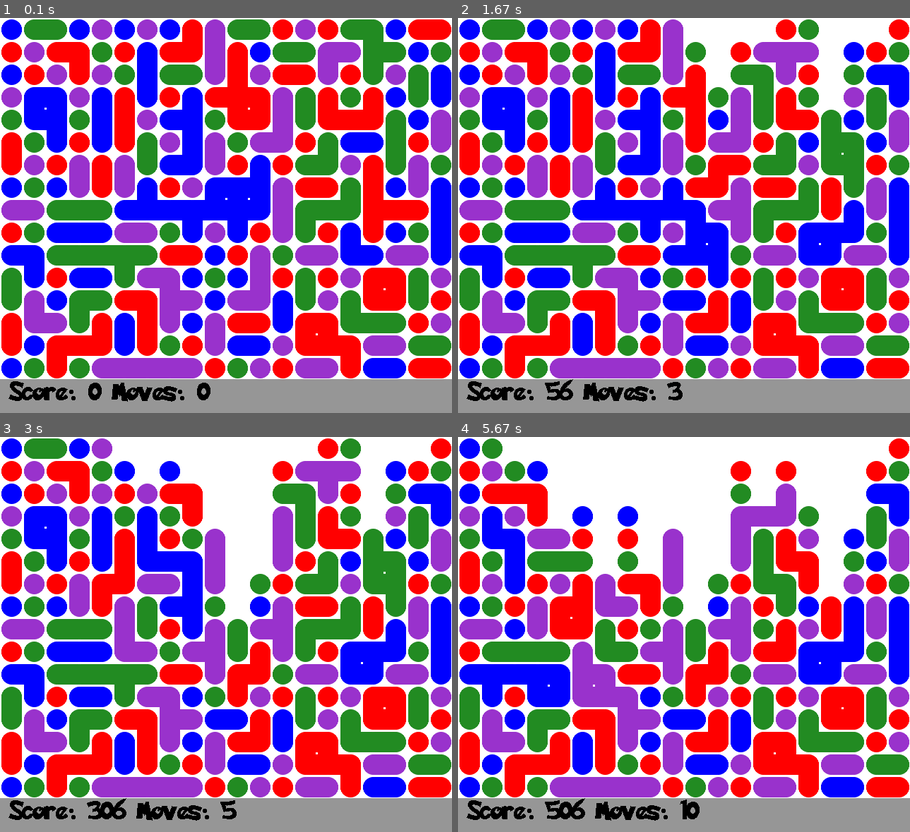
Above: before the commit, frames 1-4 (two rows, left to right).
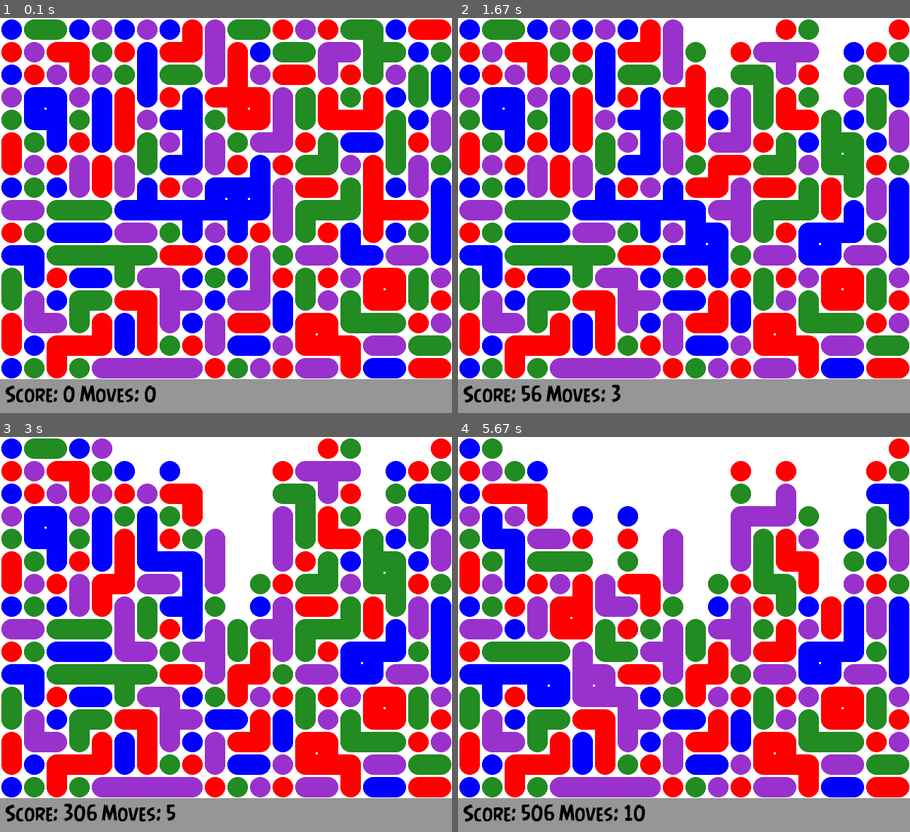
Above: after the commit, the same moments.

Repository: opethe1st/SameGame
Game: pygame game, started from Gui.py
Same seed, same stepped clock (60 frames per second), same inputs: the game is played once before the commit and once after it. The source is Python 2; it was converted automatically to run under Python 3.
Inputs (mouse positions are in pixels of both pictures, inside the frame that each line leads up to):
- Up to frame 1 (0.1 s): no input
- Up to frame 2 (1.67 s): click (828, 203) at 0.38 s; click (729, 302) at 0.83 s; move the mouse to (751, 77) at 1.13 s; click (751, 77) at 1.33 s
- Up to frame 3 (3 s): click (235, 500) at 1.88 s; move the mouse to (230, 677) at 2.23 s; click (230, 677) at 2.47 s; move the mouse to (162, 551) at 2.83 s
- Up to frame 4 (5.67 s): click (620, 551) at 3.07 s; move the mouse to (801, 598) at 3.43 s; click (801, 598) at 3.67 s; click (846, 602) at 4.27 s; move the mouse to (552, 559) at 4.63 s; click (552, 559) at 4.87 s; move the mouse to (575, 705) at 5.23 s; click (575, 705) at 5.47 s

The runs differ from the first frame. In frame 1, 1.0% of the frame differs, in the area x 1-47%, y 91-98%; in frame 2, 1.1%; in frame 3, 1.3%; in frame 4, 1.3%, in the area x 1-54%, y 91-98%.

Commit message:
Use Angry Bird font

Diff:
--- a/Gui.py
+++ b/Gui.py
@@ -46,9 +46,9 @@
 def displayscore(board):
     pygame.draw.rect(screen, (150,150,150), (0,512,640,48), 0)
     pygame.font.init()
-    myfont = pygame.font.Font("Fonts/pokemon/Pokemon Solid.ttf", 30)
-    textsurface = myfont.render(' Score: %s Moves: %s'%(board.score,board.nmoves), False, (0, 0, 0),(150,150,150)).convert()
-    screen.blit(textsurface,(0,512))
+    myfont = pygame.font.Font("/Users/ope/Documents/code/Projects/SameGame/Fonts/angrybirds-regular.ttf", 30)
+    textsurface = myfont.render(' Score: %s Moves: %s'%(board.score,board.nmoves), 1, BLACK,(150,150,150)).convert()
+    screen.blit(textsurface,(1,515))
     pygame.display.update()
 
 
@@ -79,8 +79,8 @@
         if board.isGameOver():
             pygame.display.set_caption('Results!')
             pygame.font.init()
-            myfont = pygame.font.Font("Fonts/pokemon/Pokemon Solid.ttf", 30)
-            textsurface = myfont.render('GAME OVER !!', True, BLACK)
-            text_rect = textsurface.get_rect(center=(SCREEN_WIDTH/2, (SCREEN_HEIGHT-32)/2))
+            myfont = pygame.font.Font("/Users/ope/Documents/code/Projects/SameGame/Fonts/angrybirds-regular.ttf", 50)
+            textsurface = myfont.render('GAME OVER !!', 1, BLACK)
+            text_rect = textsurface.get_rect(center=(SCREEN_WIDTH/2, (SCREEN_HEIGHT-48)/2))
             screen.blit(textsurface,text_rect)
             pygame.display.update()
